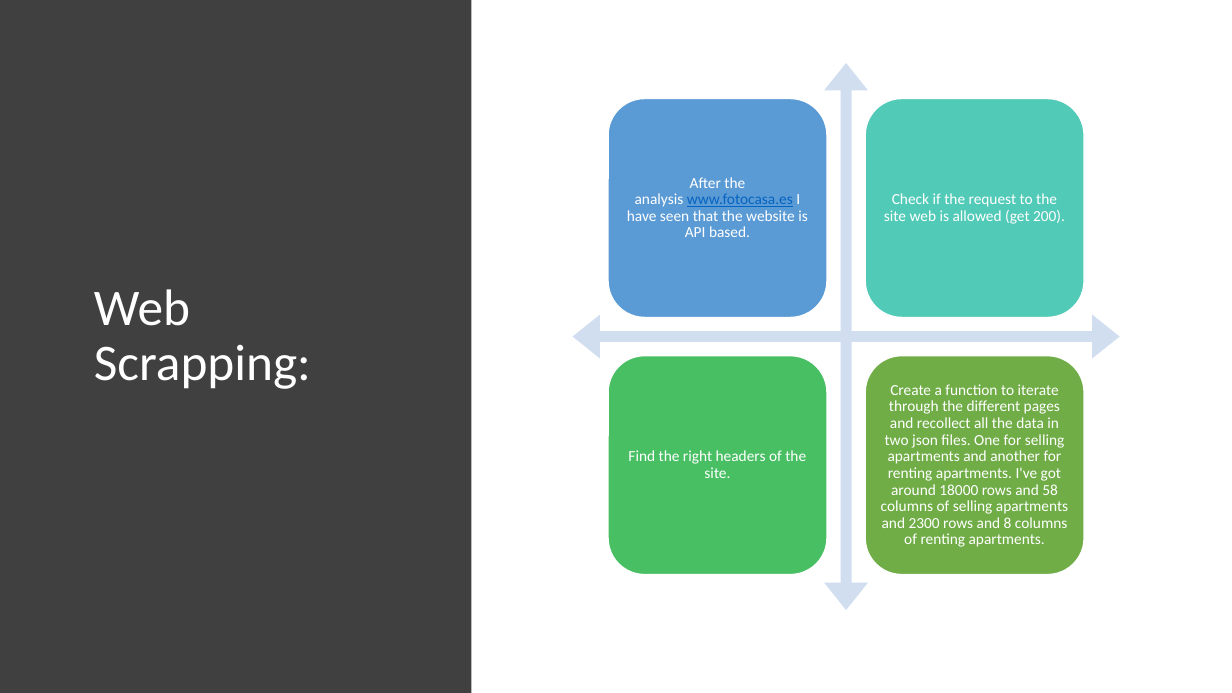
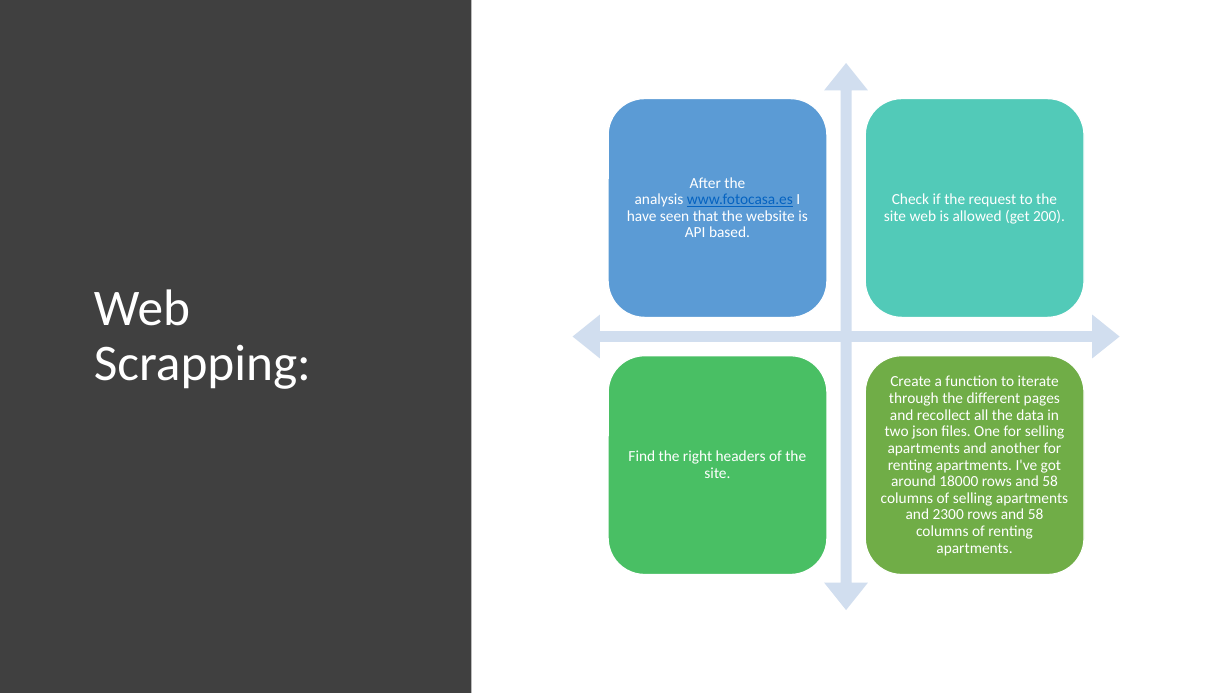
Before and after one commit to isra-st/NewPoPUpStore, a slide deck: slide 6 of New PopUpStore.pptx. Drawn at 1232x693 pixels with LibreOffice and Linux fonts; fonts in the diff are those of the drawing. Boxes give left, top, right and bottom in pixels: in the first picture for what was removed or moved away, otherwise in the second. Text is boxed around its words. In the diff, an @@ line names an element or a change of style, - is before the commit and + after.

```diff
--- a/New PopUpStore.pptx
+++ b/New PopUpStore.pptx
@@ text at (881, 375, 1068, 556): text changed @@
-Create a function to iterate through the different pages and recollect all the data in two json files. One for selling apartments and another for renting apartments. I've got around 18000 rows and 58 columns of selling apartments and 2300 rows and 8 columns of renting apartments.
+Create a function to iterate through the different pages and recollect all the data in two json files. One for selling apartments and another for renting apartments. I've got around 18000 rows and 58 columns of selling apartments and 2300 rows and 58 columns of renting apartments.
```
Also in this commit, not shown: 5 other slides changed, 3 other files.
